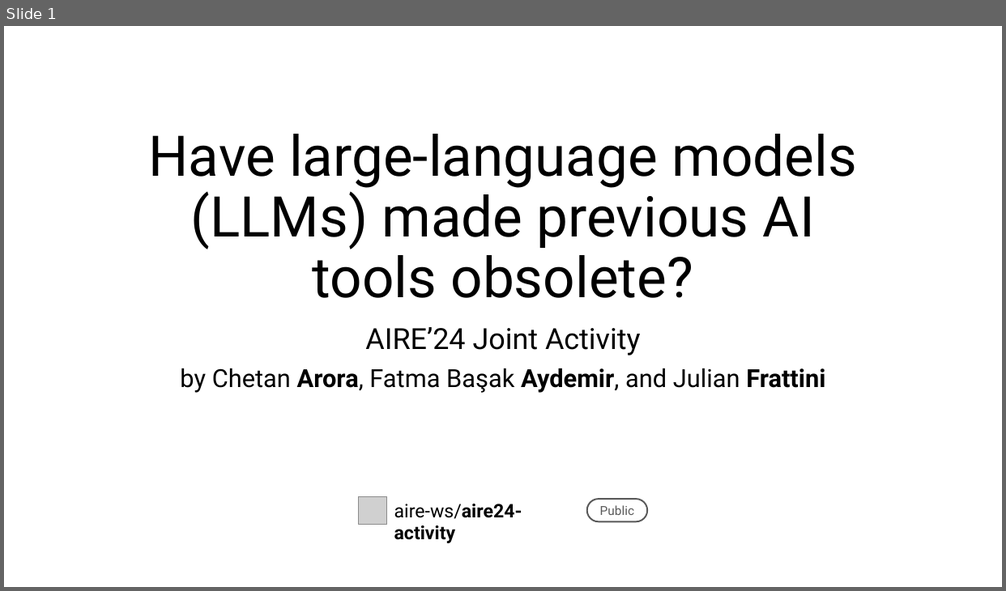
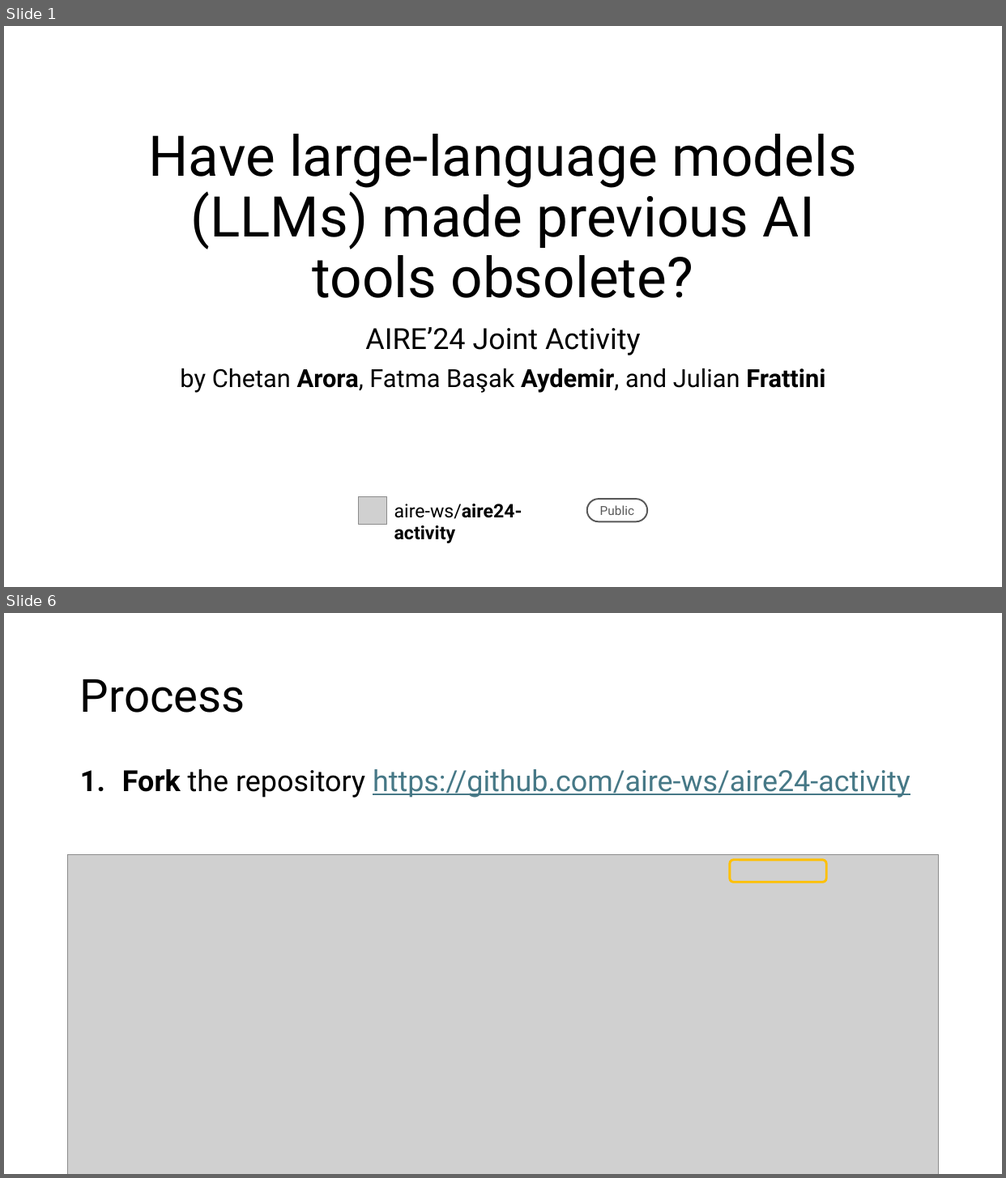
Before and after one commit to skopczynska/aire24-activity, a slide deck: presentation/aire24-activity-slides.pptx. Shown one above the other, each under a label of ours: slide 1 before the commit, slides 1 and 6 after it; the slides between them are not shown. The pictures are 1006x591 and 1006x1178 pixels, drawn with LibreOffice and Linux fonts; fonts in the diff are those of the drawing; grey boxes stand for pictures. Boxes give left, top, right and bottom in pixels: in the first picture for what was removed or moved away, otherwise in the second. Text is boxed around its words. In the diff, an @@ line names an element or a change of style, - is before the commit and + after.

Commit message:
Updated activity slides

```diff
--- a/presentation/aire24-activity-slides.pptx
+++ b/presentation/aire24-activity-slides.pptx
@@ slide 6 added at (4,613,1002,1174), background #FFFFFF @@
@@ title added at (80,679,245,713), 44 pt, text #000000 @@
+Process
@@ text added at (122,769,910,798), 28 pt, text #467886, underline @@
+1. Fork the repository https://github.com/aire-ws/aire24-activity
@@ picture added at (68,855,939,1174) @@
@@ rounded rectangle added at (731,860,827,883), outline #FFC000 2.25 pt @@
```
Also in this commit, not shown: 8 slides changed, 6 other slides added, 1 other file.
